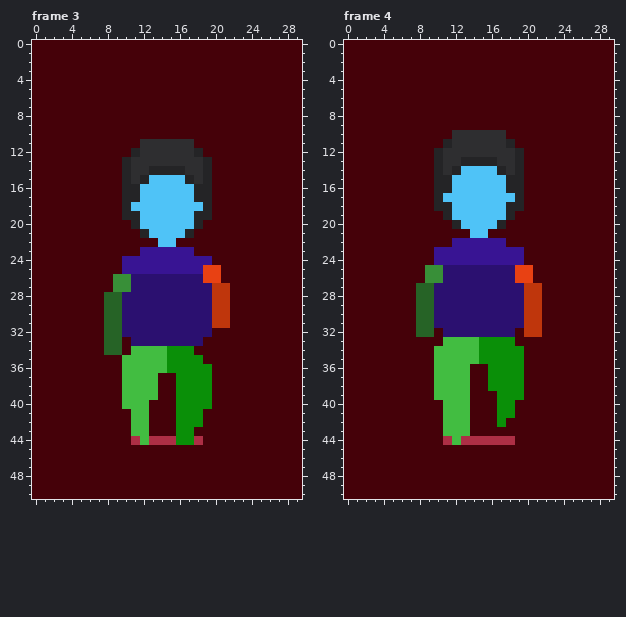
Pixel-art file -- Dibujo/Aseprite/Practicando/Humano/360_Humano_Caminand_Vo.aseprite. The picture above is the old version.
30x51 pixels, 48 frames. Colours within 5 levels of each other are drawn and written as one. Shown: frame 3, frame 4. The commit also changed other frames, which this record leaves out.
After the commit:
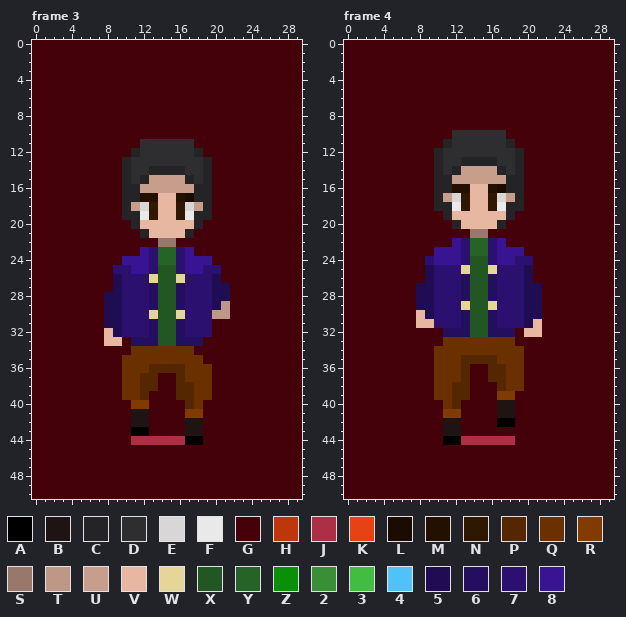
Palette (. is transparent): A #000000  B #1f1414  C #242426  D #2e2e30  E #d8d6d6  F #e9e9e9  G #450109  H #bf360c  J #ad2f45  K #e84113  L #1a0c01  M #231001  N #301702  P #542700  Q #6b3000  R #803c00  S #97786a  T #bf9786  U #c79d8b  V #e7b7a1  W #e5d599  X #225622  Y #266326  Z #0a8f08  2 #388f38  3 #42bd41  4 #4fc3f7  5 #1f0c52  6 #240e5e  7 #2b1070  8 #381493
Log entry: BackUp_Dibujo_010_AnimacionHumanoColoreada
Edits made:
layer "360" now hidden
layer "Coloreado" added
Changed rows in their new state; - is an unchanged pixel.
Frame 3:
first column x 8:
15 -----UUUU-----
16 ----UUUUUU----
17 ----MMVVML----
18 ---UENVVNEU---
19 ----FNVVNF----
20 ----VVVVVV----
21 -----VVVV-----
22 ------SS------
23 -----7YY7-----
24 -----7YY7-----
25 -77--7XX7--77-
26 -57--WXXW--75-
27 -57--6XX6---55
28 55---6XX6---55
29 55---6XX6---5T
30 55---WXXW---TT
31 55---6XX6---GG
32 V5---6XX6-----
33 VV-666XX666---
34 GG-QQQQQQQ----
35 --QQQQQQQQQ---
36 --QQQPPPPQQQ--
37 --QQPP--PQQQ--
38 --QQPP--PPQQ--
39 --QQPG--PPQQ--
40 --GRR---GPQG--
41 ---BB---GRR---
42 ---BB---GBB---
43 ---AA---GBB---
44 ----J---JAA---
Frame 4:
first column x 8:
14 -----UUUU-----
15 ----UUUUUU----
16 ----MMVVML----
17 ---UENVVNEU---
18 ----FNVVNF----
19 ----VVVVVV----
20 -----VVVV-----
21 ------SS------
22 -----7YY7-----
23 -----7YY7-----
24 -7---7XX7--77-
25 -57--WXXW--75-
26 -57--6XX6--75-
27 55---6XX6---55
28 55---6XX6---55
29 55---WXXW---55
30 V5---6XX6---55
31 VV---6XX6---5V
32 GG-666XX666-VV
33 ---QQQQQQQQ---
34 --QQQQQQQQQQ--
35 --QQQPPPPQQQ--
36 --QQQP--PPQQ--
37 --QQQP--PPQQ--
38 --QQPP--GPQQ--
39 --QQPP---RRG--
40 ---QPG---BB---
41 ---RRG---BB---
42 ---BBG---AA---
43 ---BBG--------
44 ---AA---------
Where, in picture pixels (left, top, right, bottom), the same in both pictures:
changed: (104, 175, 230, 445)
changed: (416, 166, 542, 445)
